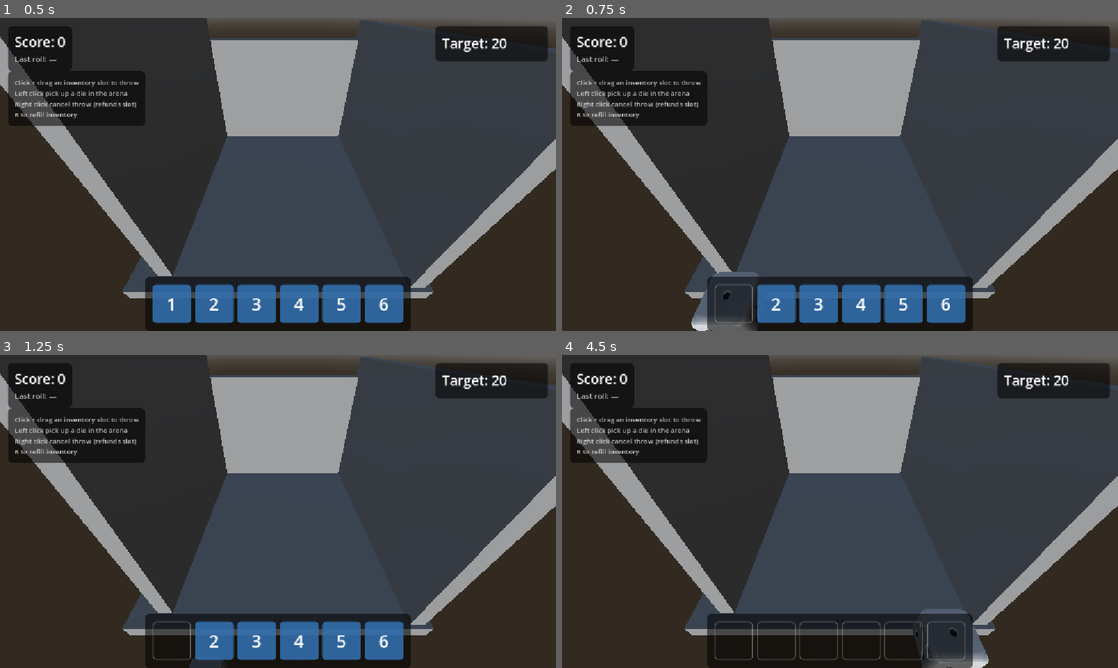
Above: before the commit, frames 1-4 (two rows, left to right).
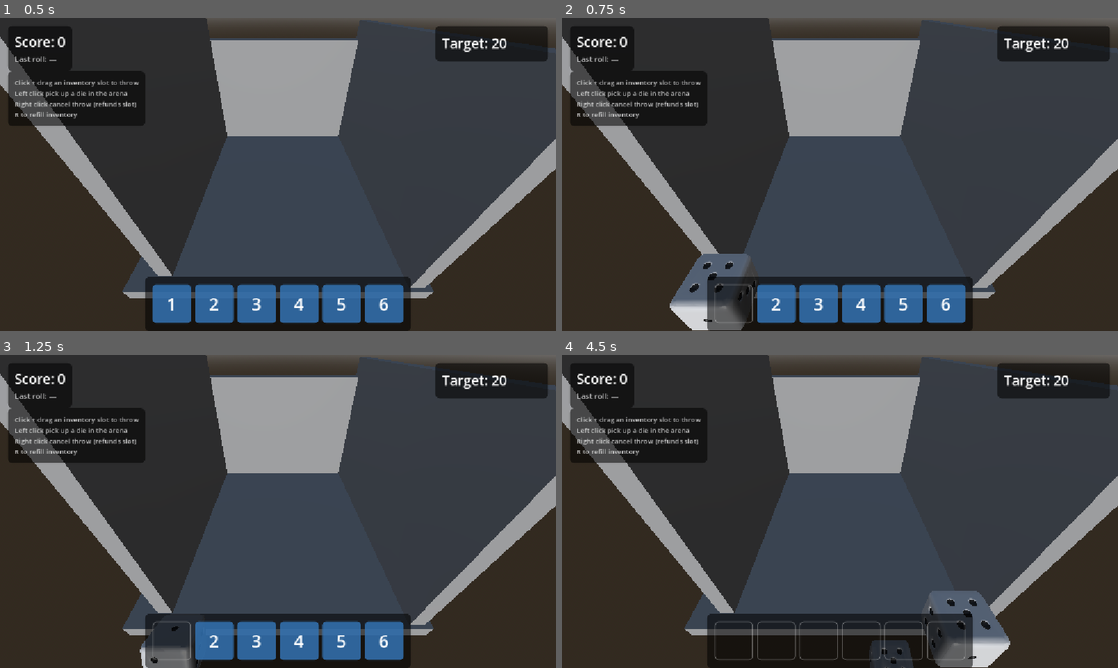
Above: after the commit, the same moments.

Repository: DM876912/dice-roll
Game: Godot game, scene res://World.tscn
The game is run twice, just before and just after one commit, with the same random seed, the same clock (stepped at 60 frames per second) and the same inputs.
Inputs:
- Up to frame 1 (0.5 s): no input
- Up to frame 2 (0.75 s): click "1" at 0.5 s
- Up to frame 3 (1.25 s): no input
- Up to frame 4 (4.5 s): click "2" at 1.25 s; click "3" at 2 s; click "4" at 2.75 s; click "5" at 3.5 s; click "6" at 4.25 s

Frame 1 is identical in both runs. In frame 2, 1.9% of the frame differs, in the area x 19-36%, y 75-100%; in frame 3, 1.2%; in frame 4, 2.8%, in the area x 55-81%, y 75-100%.

Commit message:
Fix inventory throws: synthesized lift + tumble (no more flat slides)
Inventory-spawned dice have _grab_offset = Vector3.ZERO because the cursor
can't grab off-axis from a 2D button. The old apply_impulse(impulse,
offset) path therefore produced zero torque (r × F = 0) and the dice
just fell straight down with no spin or feel.

New _toss_inventory path sets linear_velocity = drag_velocity + upward
lift and spins around the axis perpendicular to drag in the XZ plane
(end-over-end tumble for a horizontal throw). Spin scales with drag
speed and is capped so whip-fast throws don't go orbital. Drop-in-place
(no drag) still gets the lift + a default forward flip around +X so the
die visibly tumbles. All deterministic, no randomness.

Three new @export knobs (inventory_lift, inventory_spin_scale,
inventory_spin_cap) so the feel can be tuned in the inspector without
re-running the scene.

Arena throws unchanged — they still use apply_impulse(impulse,
_grab_offset) for natural torque-from-offset.

Diff:
--- a/die.gd
+++ b/die.gd
@@ -18,6 +18,23 @@
 # flips the die around a horizontal axis onto a new face.
 @export var min_release_force: float = 5.0
 
+# --- Inventory throw feel ----------------------------------------------------
+# Inventory-spawned dice have _grab_offset = Vector3.ZERO (the cursor can't
+# "grab off-axis" from a 2D slot button), so apply_impulse gives them zero
+# torque and they just slide straight down. Instead, we set linear + angular
+# velocity directly on release:
+#   - inventory_lift: upward velocity bump (units/sec) so the die pops off
+#     the drag plane and has air time to tumble.
+#   - inventory_spin_scale: multiplier from drag_speed to angular velocity
+#     (rad/sec). Spin axis is perpendicular to drag in the XZ plane — the
+#     natural end-over-end tumble axis for a horizontal throw.
+#   - inventory_spin_cap: angular velocity ceiling so accidental mouse-snap
+#     throws don't spin the die into orbit.
+@export_group("Inventory throw feel")
+@export var inventory_lift: float = 4.0
+@export var inventory_spin_scale: float = 0.3
+@export var inventory_spin_cap: float = 18.0
+
 # --- Face values --------------------------------------------------------------
 # Each face of your dice model has a number. Match these to whichever face
 # of the GLB points in that local direction. Defaults assume:
@@ -167,6 +184,7 @@
 func _end_drag():
 	if not _dragging:
 		return
+	var was_inventory := _inventory_slot_index >= 0
 	_dragging = false
 	_inventory_slot_index = -1  # drag is over, regardless of source
 	# Two release modes:
@@ -176,15 +194,18 @@
 	#   point. The torque = grab_offset × downward_force produces a tumble
 	#   proportional to where you grabbed — top-corner grabs flip the die
 	#   onto a new face instead of landing on whatever was up when picked up.
-	#   For inventory drags grab_offset is zero, so this is just a small
-	#   downward kick — tumbling comes from the floor impact when it falls
-	#   from drag_height. Fully deterministic; dead-center grabs drop flat.
 	var impulse: Vector3
 	if _drag_velocity.length() >= min_release_speed:
 		impulse = _drag_velocity * toss_strength
 	else:
 		impulse = Vector3.DOWN * min_release_force
-	_toss(impulse)
+	if was_inventory:
+		# Inventory throws use a dedicated path that synthesizes lift + tumble
+		# directly. See _toss_inventory for why a regular apply_impulse doesn't
+		# work for them (and why both feel "physical" without any randomness).
+		_toss_inventory(_drag_velocity)
+	else:
+		_toss(impulse)
 
 
 # Right-click during a drag: either restore the die (arena drag) or refund
@@ -302,6 +323,43 @@
 	apply_impulse(impulse, _grab_offset)
 
 
+# Inventory throw path. Replaces _toss for inventory-origin drags because
+# _grab_offset = Vector3.ZERO would give us a pure-linear apply_impulse (zero
+# torque) and the die would slide instead of tumble. Instead, set linear +
+# angular velocity directly:
+#   - linear: drag_velocity * toss_strength + upward lift. The lift ensures
+#     the die pops off the drag plane and has air time; without it the die
+#     never gets above drag_height.
+#   - angular: perpendicular to drag in XZ, scaled by drag speed and capped.
+#     Spin perpendicular to throw direction = end-over-end tumble, which is
+#     what makes a tossed die feel like a tossed die.
+# Drop-in-place (tiny drag): lift is still added; tumble defaults to a forward
+# flip around +X so the die pitches toward the camera and gives some visual
+# motion. Both paths are fully deterministic — no randomness anywhere.
+func _toss_inventory(drag_velocity: Vector3) -> void:
+	freeze = false
+	sleeping = false
+	_emitted_for_current_roll = false
+
+	var drag_xz := Vector3(drag_velocity.x, 0, drag_velocity.z)
+	var drag_speed := drag_xz.length()
+
+	# Linear motion: scaled drag + lift.
+	linear_velocity = drag_velocity * toss_strength + Vector3.UP * inventory_lift
+
+	# Tumble axis + spin magnitude. If there's a meaningful drag direction,
+	# spin perpendicular to it; otherwise fall back to a default forward flip.
+	var tumble_axis: Vector3
+	var spin: float
+	if drag_speed > 0.01:
+		tumble_axis = Vector3.UP.cross(drag_xz).normalized()
+		spin = clamp(drag_speed * inventory_spin_scale, 0.0, inventory_spin_cap)
+	else:
+		tumble_axis = Vector3.RIGHT
+		spin = inventory_spin_cap * 0.5  # half-cap for a gentle default
+	angular_velocity = tumble_axis * spin
+
+
 func _roll():
 	# Keyboard "press Space to roll in place" — kept as a quick test alternate.
 	_emitted_for_current_roll = false
Not shown, changed: README.md
